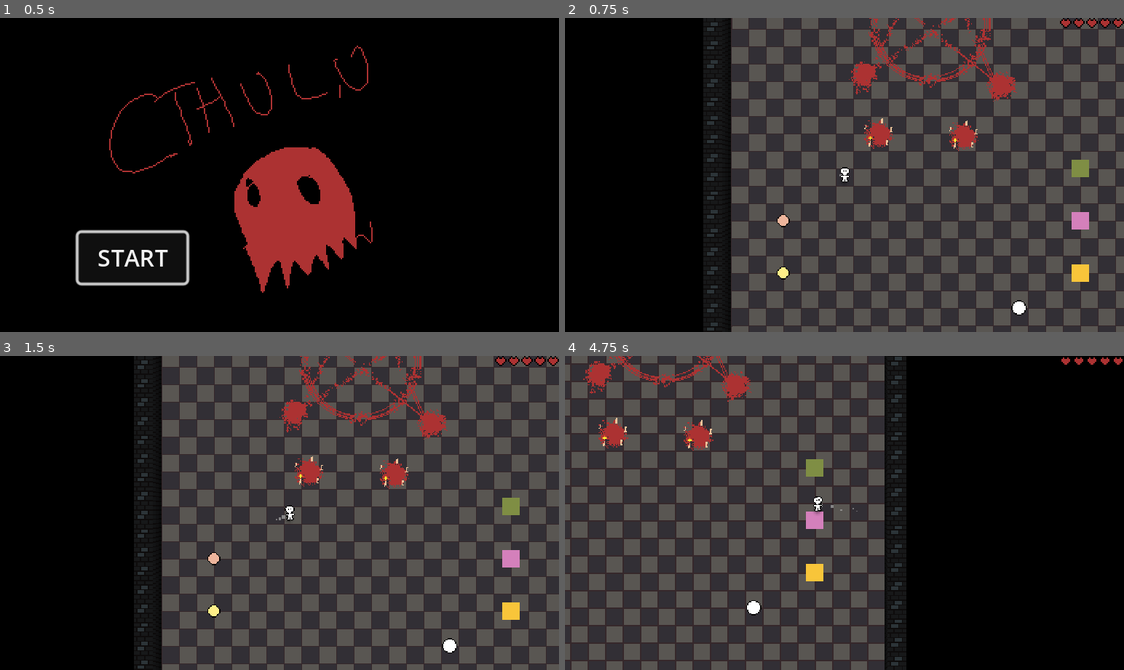
Above: before the commit, frames 1-4 (two rows, left to right).
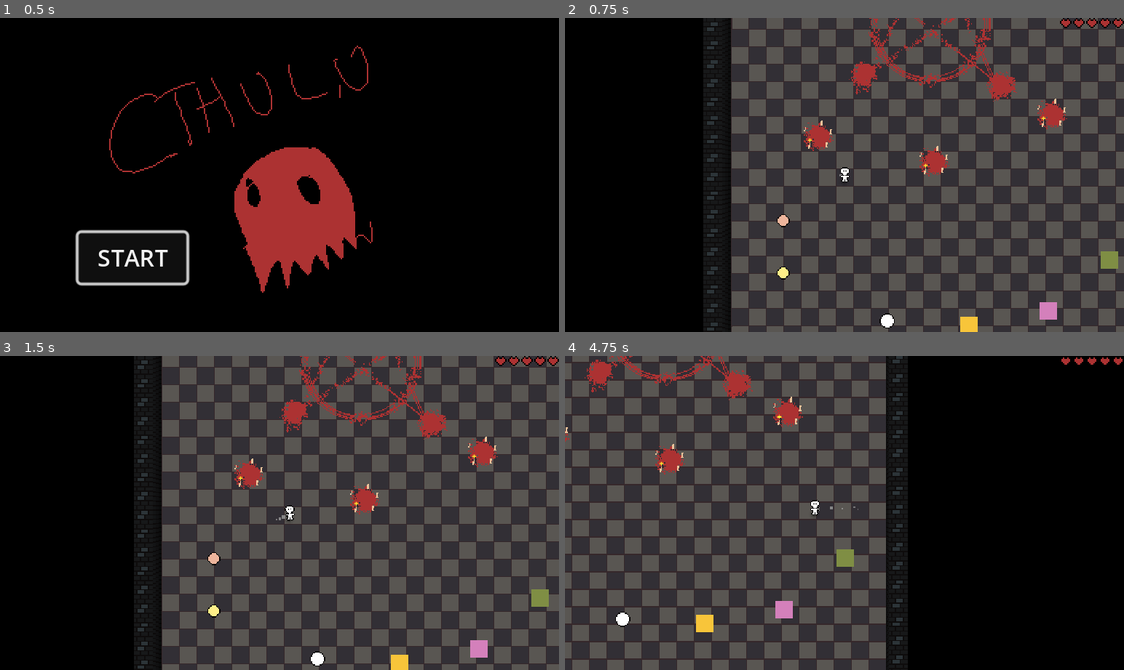
Above: after the commit, the same moments.

Repository: Allov/ld55
Game: Godot game, scene res://scenes/main.tscn
Two runs of this game, one before a commit and one after it. Both use one fixed random seed, a clock stepped at 60 frames per second and the inputs below. The engine's default icon, where the game draws it, is replaced by a stand-in: a white triangle on a blue panel in a dark square.
Inputs:
- Up to frame 1 (0.5 s): no input
- Up to frame 2 (0.75 s): click "START" at 0.5 s
- Up to frame 3 (1.5 s): tap Enter at 1.25 s; hold D (move_right) from 1.28 s (still down); hold E (action) from 1.28 s (still down)
- Up to frame 4 (4.75 s): release D (move_right) at 2.03 s; release E (action) at 2.03 s; hold Down (move_down) 2.03-2.78 s; tap E (action) at 2.1, 3.6 s; hold D (move_right) 2.78-3.53 s; hold E (action) 2.78-3.53 s; tap Space (dash) at 2.85 s; hold W (move_up) 3.53-4.28 s; hold A (move_left) from 4.28 s (still down); hold E (action) from 4.28 s (still down)

Frame 1 is identical in both runs. In frame 2, 2.6% of the frame differs, in the area x 42-99%, y 25-100%; in frame 3, 2.6%; in frame 4, 11%, in the area x 0-62%, y 0-100%.

Commit message:
second monster

Diff:
--- /dev/null
+++ b/scenes/enemies/enemy2.tscn
@@ -0,0 +1,29 @@
+[gd_scene load_steps=7 format=3 uid="uid://bi6qg2adhbgrs"]
+
+[ext_resource type="PackedScene" uid="uid://dd8ldwyy5jgt5" path="res://scenes/enemies/default_enemy.tscn" id="1_vovsy"]
+[ext_resource type="PackedScene" uid="uid://dpb7gm4aw8gle" path="res://scenes/projectiles/projectile_enemy.tscn" id="2_5elva"]
+[ext_resource type="PackedScene" uid="uid://bwlntn71tr8qc" path="res://scenes/ingredients/ingredient_blue.tscn" id="3_lxo1u"]
+[ext_resource type="PackedScene" uid="uid://7mmi2edwsf3i" path="res://scenes/ingredients/ingredient_red.tscn" id="4_ni18x"]
+[ext_resource type="Texture2D" uid="uid://b5kposeq6yi25" path="res://assets/monster_2.png" id="5_nduq5"]
+
+[sub_resource type="RectangleShape2D" id="RectangleShape2D_ikquk"]
+size = Vector2(32, 32)
+
+[node name="Enemy" instance=ExtResource("1_vovsy")]
+projectile_scene = ExtResource("2_5elva")
+ingredients_array = Array[PackedScene]([ExtResource("3_lxo1u"), ExtResource("4_ni18x")])
+
+[node name="Sprite2D" parent="." index="0"]
+position = Vector2(0, 0.999995)
+texture = ExtResource("5_nduq5")
+
+[node name="Health" parent="." index="2"]
+max_health = 500
+
+[node name="CollisionShape2D" parent="Hurtbox" index="0"]
+position = Vector2(0, 0)
+shape = SubResource("RectangleShape2D_ikquk")
+
+[node name="DetectionArea" parent="." index="4"]
+collision_layer = 64
+collision_mask = 128
--- a/scenes/kitchen.tscn
+++ b/scenes/kitchen.tscn
@@ -10,29 +10,36 @@
 [ext_resource type="PackedScene" uid="uid://c47xynln6fcmm" path="res://scenes/summon_guard_station.tscn" id="8_dcn42"]
 [ext_resource type="PackedScene" uid="uid://b8ecdp4g5tyep" path="res://scenes/summon_enemy_station.tscn" id="9_85o4o"]
 [ext_resource type="Texture2D" uid="uid://cihsr10066tvu" path="res://assets/summoning-circle.png" id="10_b7unu"]
+[ext_resource type="PackedScene" uid="uid://bi6qg2adhbgrs" path="res://scenes/enemies/enemy2.tscn" id="11_1v3y2"]
 [ext_resource type="PackedScene" uid="uid://dax2c82gpwk0b" path="res://scenes/enemies/enemy1.tscn" id="11_hmfi8"]
 
 [node name="Kitchen" type="Node2D"]
 
 [node name="CookingStationA" parent="." instance=ExtResource("4_l2430")]
-position = Vector2(320, 48)
+position = Vector2(347, 132)
 accepts = "A"
 
 [node name="CookingStationB" parent="." instance=ExtResource("4_l2430")]
-position = Vector2(320, 96)
+position = Vector2(291, 179)
 accepts = "B"
 interaction_type = 2
 
 [node name="Sprite" parent="CookingStationB" index="0"]
 texture = ExtResource("5_cl2gs")
 
+[node name="ProgressBar" parent="CookingStationB" index="3"]
+metadata/_edit_use_anchors_ = true
+
 [node name="CookingStationC" parent="." instance=ExtResource("4_l2430")]
-position = Vector2(320, 144)
+position = Vector2(218, 192)
 accepts = "C"
 interaction_type = 1
 
 [node name="Sprite" parent="CookingStationC" index="0"]
 texture = ExtResource("6_5wowo")
+
+[node name="ProgressBar" parent="CookingStationC" index="3"]
+metadata/_edit_use_anchors_ = true
 
 [node name="IngredientA" parent="." instance=ExtResource("1_g506r")]
 kind = "A"
@@ -62,16 +69,21 @@
 texture = ExtResource("3_3js2c")
 
 [node name="Plate" parent="." instance=ExtResource("7_e4vjx")]
-position = Vector2(264, 176)
+position = Vector2(143, 188)
 
 [node name="SummonGuardArea" parent="." instance=ExtResource("8_dcn42")]
-position = Vector2(136, 16)
+position = Vector2(81, 18)
 spawn_points = Array[NodePath]([NodePath("../Summoning-circle/SummonTarget1"), NodePath("../Summoning-circle/SummonTarget2"), NodePath("../Summoning-circle/SummonTarget3"), NodePath("../Summoning-circle/SummonTarget4"), NodePath("../Summoning-circle/SummonTarget5")])
 
 [node name="SummonEnemyArea" parent="." instance=ExtResource("9_85o4o")]
-position = Vector2(214, 18)
+position = Vector2(187, 41)
 spawn_point = NodePath("../Summoning-circle/SummonEnemyTarget")
 enemy_scene = ExtResource("11_hmfi8")
+
+[node name="SummonEnemyArea2" parent="." instance=ExtResource("9_85o4o")]
+position = Vector2(295, -2)
+spawn_point = NodePath("../Summoning-circle/SummonEnemyTarget")
+enemy_scene = ExtResource("11_1v3y2")
 
 [node name="Summoning-circle" type="Sprite2D" parent="."]
 position = Vector2(184, -80)
--- a/scenes/player.tscn
+++ b/scenes/player.tscn
@@ -18,10 +18,10 @@
 radius = 7.0
 
 [sub_resource type="CircleShape2D" id="CircleShape2D_l56ht"]
-radius = 18.0278
+radius = 12.0
 
 [sub_resource type="CircleShape2D" id="CircleShape2D_gglyw"]
-radius = 19.105
+radius = 11.0
 
 [sub_resource type="CapsuleShape2D" id="CapsuleShape2D_htfjs"]
 
--- a/scripts/cooking_station.gd
+++ b/scripts/cooking_station.gd
@@ -48,6 +48,7 @@
 		$ProgressBar.value += progress_value * get_process_delta_time()
 
 	if $ProgressBar.value >= 1:
+		$ProgressBar.value = 0
 		_stop_cooking()
 
 func is_holding_station():
--- a/scripts/gamemanager.gd
+++ b/scripts/gamemanager.gd
@@ -8,6 +8,8 @@
 var lives: int = 5
 var game_speed: float = 1.0
 var game_state: String = "playing" # trois options: "playing", "paused", "game_over"
+var current_enemy: Enemy = null
+var summon_points = {}
 
 func _input(event):
 	if event.is_action_pressed("pause_game"):
--- a/scripts/player.gd
+++ b/scripts/player.gd
@@ -138,9 +138,9 @@
 
 func _on_CookArea_area_exited(area):
 	if area is SummoningGuardStation:
-		summoning_guard_station_in_range.reset_progress()
+		area.reset_progress()
 		summoning_guard_station_in_range = null
 
 	if area is SummoningEnemyStation:
-		summoning_enemy_station_in_range.reset_progress()
+		area.reset_progress()
 		summoning_enemy_station_in_range = null
--- a/scripts/summoning-enemy-station.gd
+++ b/scripts/summoning-enemy-station.gd
@@ -5,10 +5,8 @@
 @export var enemy_scene: PackedScene = null
 @export var progress_value: float = 0.5
 
-var current_enemy = null
-
 func summon_enemy():
-	if current_enemy != null:
+	if GameManager.current_enemy != null:
 		return false
 
 	var enemy = enemy_scene.instantiate()
@@ -17,17 +15,24 @@
 
 	enemy.global_position = get_node(spawn_point).global_position
 
-	current_enemy = enemy
+	GameManager.current_enemy = enemy
 
 	return true
 
 func progress():
+	if GameManager.current_enemy != null:
+		print("Enemy already summoned")
+		return false
+
+
 	$ProgressBar.visible = true
 	$ProgressBar.value += progress_value * get_process_delta_time()
 
 	if $ProgressBar.value >= 1.0:
 		$ProgressBar.value = 0.0
 		summon_enemy()
+
+	return true
 
 func reset_progress():
 	$ProgressBar.visible = false
@@ -42,4 +47,5 @@
 	pass
 
 func _free_summon_point(guard):
+	GameManager.current_enemy = null
 	print("Enemy died ", guard)
--- a/scripts/summoning-guard-station.gd
+++ b/scripts/summoning-guard-station.gd
@@ -5,12 +5,10 @@
 @export var guard_scene: PackedScene = null
 @export var progress_value: float = 0.5
 
-var summon_points = {}
-
 func summon_guard():
 	var index = -1
-	for point in summon_points:
-		if summon_points[point] == null:
+	for point in GameManager.summon_points:
+		if GameManager.summon_points[point] == null:
 			index = point
 
 	print(index)
@@ -24,7 +22,7 @@
 	var spawn_point = spawn_points[index]
 	guard.global_position = get_node(spawn_point).global_position
 
-	summon_points[index] = guard
+	GameManager.summon_points[index] = guard
 
 	return true
 
@@ -43,7 +41,7 @@
 # Called when the node enters the scene tree for the first time.
 func _ready():
 	for i in range(spawn_points.size()):
-		summon_points[i] = null
+		GameManager.summon_points[i] = null
 
 # Called every frame. 'delta' is the elapsed time since the previous frame.
 func _process(delta):
Binary file added: assets/monster_2.png
Not shown, added: assets/monster_2.png.import
Not shown: 1 places in scenes/kitchen.tscn that only renumber resources
